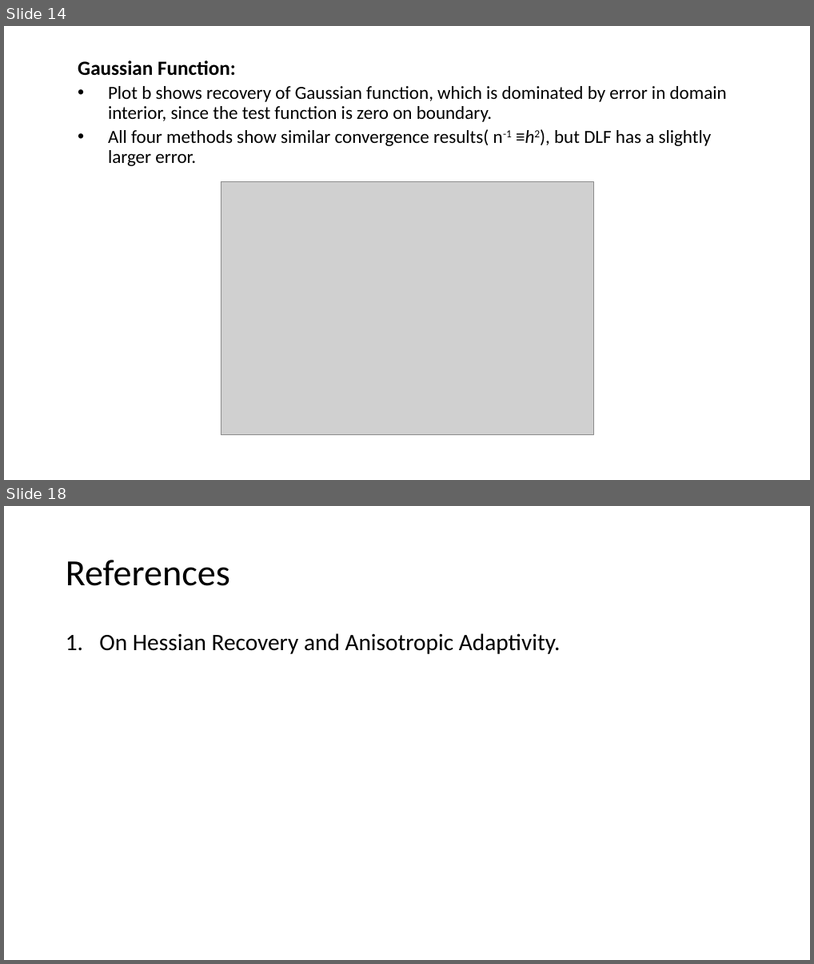
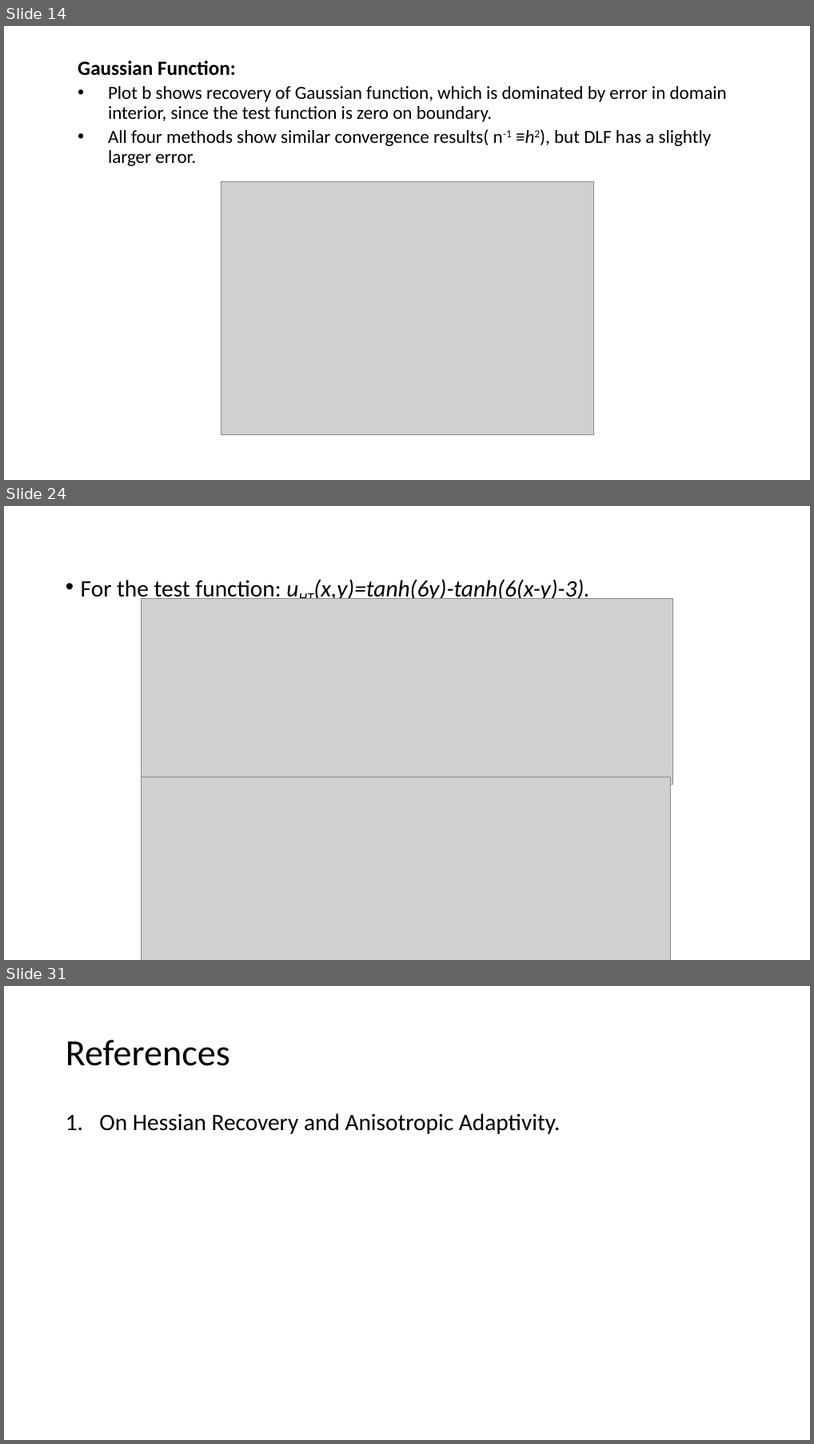
Before and after one commit to lohith921/amr, a slide deck: HBA.pptx. Shown one above the other, each under a label of ours: slides 14 and 18 before the commit, slides 14, 24 and 31 after it; the slides between them are not shown. The pictures are 814x964 and 814x1444 pixels, drawn with LibreOffice and Linux fonts; fonts in the diff are those of the drawing; grey boxes stand for pictures. Boxes give left, top, right and bottom in pixels: in the first picture for what was removed or moved away, otherwise in the second. Text is boxed around its words. In the diff, an @@ line names an element or a change of style, - is before the commit and + after.

```diff
--- a/HBA.pptx
+++ b/HBA.pptx
@@ slide 24 added at [4, 506, 810, 960], background #FFFFFF @@
@@ text added at [81, 579, 590, 602], 28 pt, text #000000, italic @@
+• For the test function: uHT(x,y)=tanh(6y)-tanh(6(x-y)-3).
@@ picture added at [142, 599, 673, 784] @@
@@ picture added at [142, 777, 670, 960] @@
@@ what was slide 18 is now slide 31 @@
```
Also in this commit, not shown: 3 slides changed, 13 other slides added, 1 slide removed.
